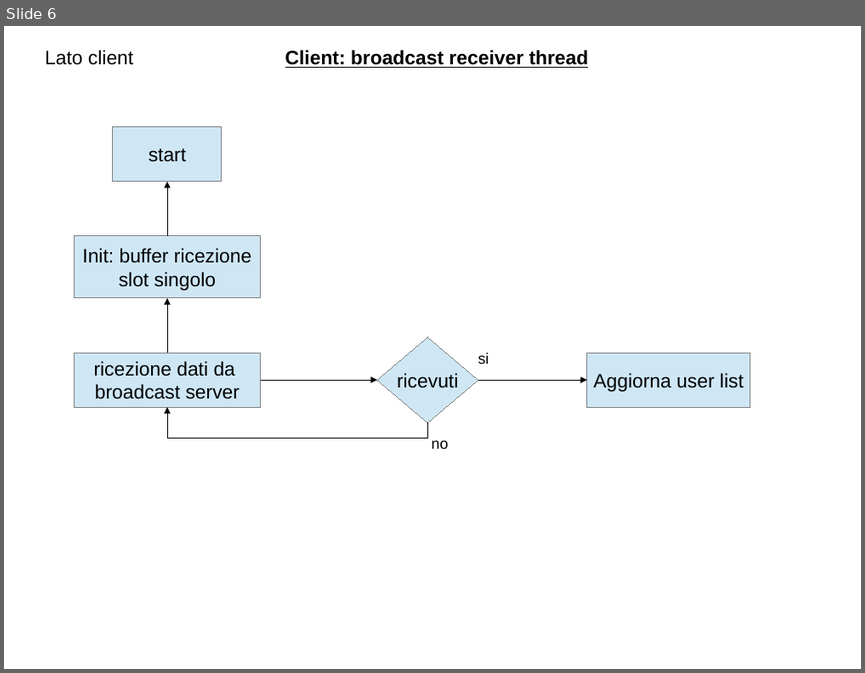
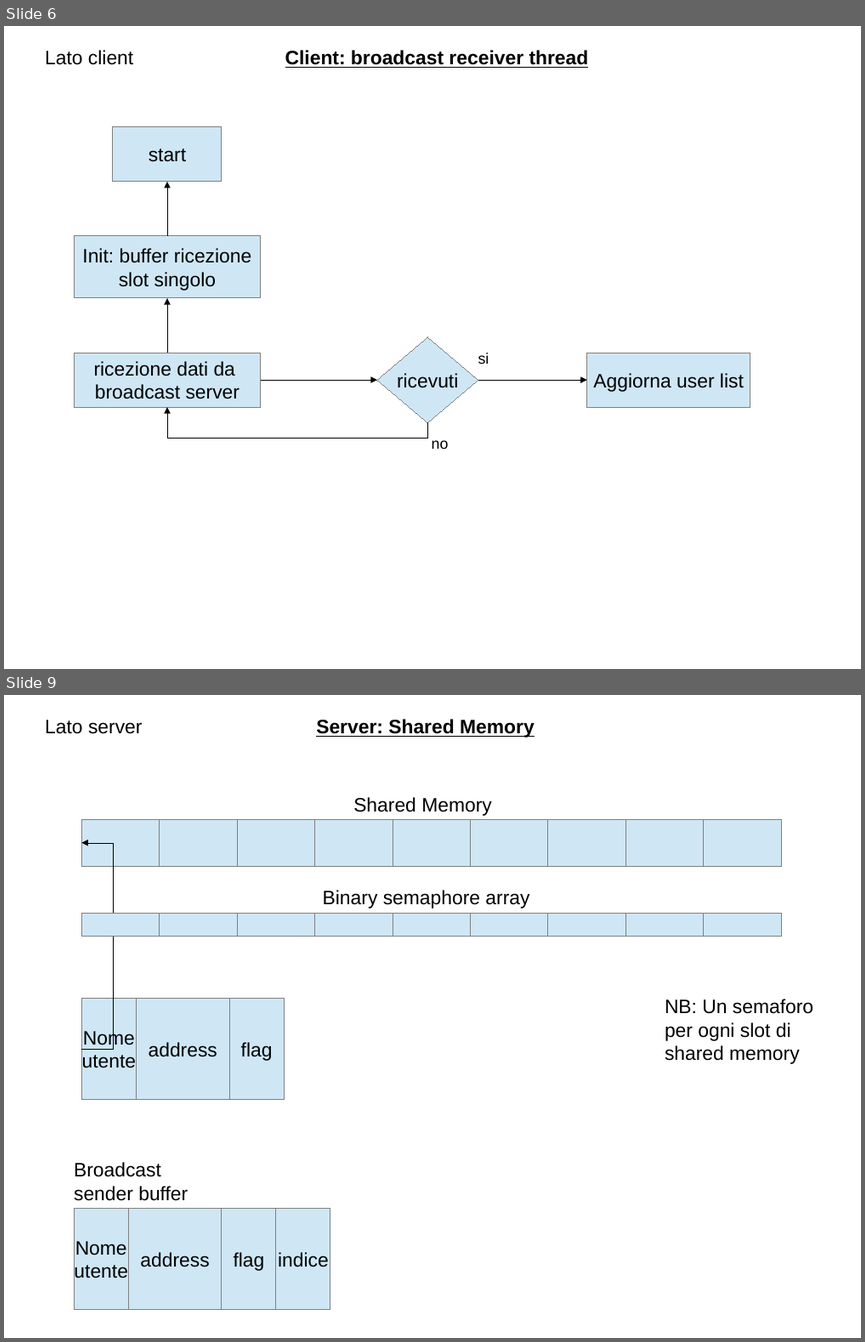
Before and after one commit to polyc/talk-service, a slide deck: SO_projectDiagram.odp. Shown one above the other, each under a label of ours: slide 6 before the commit, slides 6 and 9 after it; the slides between them are not shown. The pictures are 865x673 and 865x1342 pixels, drawn with LibreOffice and Linux fonts; fonts in the diff are those of the drawing. Boxes give left, top, right and bottom in pixels: in the first picture for what was removed or moved away, otherwise in the second. Text is boxed around its words. In the diff, an @@ line names an element or a change of style, - is before the commit and + after.

```diff
--- a/SO_projectDiagram.odp
+++ b/SO_projectDiagram.odp
@@ slide 9 added at <box>4,695,861,1338</box>, background #FFFFFF @@
@@ text added at <box>45,720,142,734</box>, 18 pt, text #000000 @@
+Lato server
@@ text added at <box>316,719,534,737</box>, 18 pt, text #000000, bold, underline @@
+Server: Shared Memory
@@ rectangle added at <box>81,819,160,866</box>, fill #CFE7F5, outline #808080 0 pt @@
@@ rectangle added at <box>160,819,237,866</box>, fill #CFE7F5, outline #808080 0 pt @@
@@ rectangle added at <box>237,819,315,866</box>, fill #CFE7F5, outline #808080 0 pt @@
@@ rectangle added at <box>315,819,392,866</box>, fill #CFE7F5, outline #808080 0 pt @@
@@ text added at <box>353,797,492,816</box>, 18 pt, text #000000 @@
+Shared Memory
@@ rectangle added at <box>392,819,471,866</box>, fill #CFE7F5, outline #808080 0 pt @@
@@ rectangle added at <box>471,819,548,866</box>, fill #CFE7F5, outline #808080 0 pt @@
@@ rectangle added at <box>548,819,626,866</box>, fill #CFE7F5, outline #808080 0 pt @@
@@ rectangle added at <box>626,819,704,866</box>, fill #CFE7F5, outline #808080 0 pt @@
@@ rectangle added at <box>704,819,782,866</box>, fill #CFE7F5, outline #808080 0 pt @@
@@ elbow arrow added from (81, 1049) to (81, 843), #000000 0 pt @@
@@ text added at <box>323,890,529,908</box>, 18 pt, text #000000 @@
+Binary semaphore array
@@ rectangle added at <box>81,913,160,936</box>, fill #CFE7F5, outline #808080 0 pt @@
@@ rectangle added at <box>160,913,237,936</box>, fill #CFE7F5, outline #808080 0 pt @@
@@ rectangle added at <box>237,913,315,936</box>, fill #CFE7F5, outline #808080 0 pt @@
@@ rectangle added at <box>315,913,392,936</box>, fill #CFE7F5, outline #808080 0 pt @@
@@ rectangle added at <box>392,913,471,936</box>, fill #CFE7F5, outline #808080 0 pt @@
@@ rectangle added at <box>471,913,548,936</box>, fill #CFE7F5, outline #808080 0 pt @@
@@ rectangle added at <box>548,913,626,936</box>, fill #CFE7F5, outline #808080 0 pt @@
@@ rectangle added at <box>626,913,704,936</box>, fill #CFE7F5, outline #808080 0 pt @@
@@ rectangle added at <box>704,913,782,936</box>, fill #CFE7F5, outline #808080 0 pt @@
@@ rectangle added at <box>81,998,136,1100</box>, fill #CFE7F5, outline #808080 0 pt, 18 pt, text #000000 @@
+Nome
+utente
@@ rectangle added at <box>136,998,229,1100</box>, fill #CFE7F5, outline #808080 0 pt, 18 pt, text #000000 @@
+address
@@ rectangle added at <box>229,998,284,1100</box>, fill #CFE7F5, outline #808080 0 pt, 18 pt, text #000000 @@
+flag
@@ text added at <box>664,998,813,1064</box>, 18 pt, text #000000 @@
+NB: Un semaforo per ogni slot di shared memory
@@ text added at <box>74,1162,188,1201</box>, 18 pt, text #000000 @@
+Broadcast sender buffer
@@ rectangle added at <box>74,1208,128,1310</box>, fill #CFE7F5, outline #808080 0 pt, 18 pt, text #000000 @@
+Nome
+utente
@@ rectangle added at <box>128,1208,222,1310</box>, fill #CFE7F5, outline #808080 0 pt, 18 pt, text #000000 @@
+address
@@ rectangle added at <box>222,1208,276,1310</box>, fill #CFE7F5, outline #808080 0 pt, 18 pt, text #000000 @@
+flag
@@ rectangle added at <box>276,1208,330,1310</box>, fill #CFE7F5, outline #808080 0 pt, 18 pt, text #000000 @@
+indice
```
Also in this commit, not shown: 4 slides changed, 1 other slide added.
